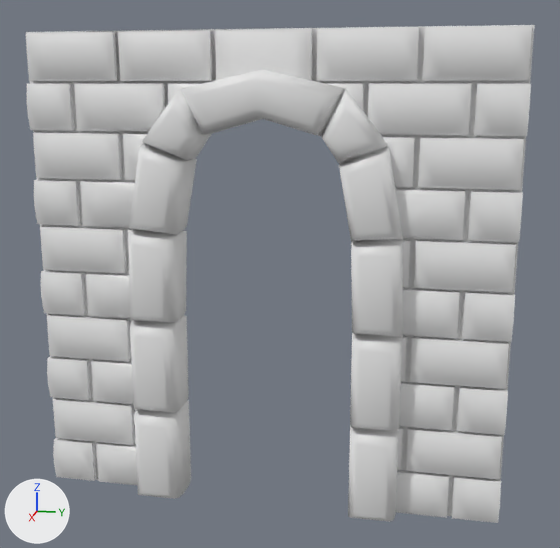
Renders of the FBX model wizcape/Assets/Models/dungeon pieces/door/mesh/door Frame New.fbx from each side of a commit.
The view is the same before and after, from a 50 mm camera at (3.06, 0.68, 1.8) aimed at (-0.02, 0.06, 1.02). Lighting does not change. The marker at lower left points along +X, +Y and +Z. Where no turn or scale is listed for an object, it has been applied to the vertices.

Before the edit, the objects in view are built like this:
```python
me_cube_035 = bpy.data.meshes.new('Cube.035')
me_cube_035.from_pydata(...)  # 368 vertices, 386 faces; spans x -0.13..0.13, y -0.57..0.57, z 0.0..1.85
me_cube_035.materials.append(mat_door)  # white #e7e7e7
me_cube_036 = bpy.data.meshes.new('Cube.036')
me_cube_036.from_pydata(...)  # 1568 vertices, 1808 faces; spans x -0.04..0.04, y -1.0..1.0, z 0.0..2.0
ob_door_wall_new = bpy.data.objects.new('Door Wall New', me_cube_036)
ob_door_wall_new.location = (0.0, 0.0, 0.0)
ob_doorframe_new = bpy.data.objects.new('doorFrame new', me_cube_035)
ob_doorframe_new.location = (0.0, 0.0, 0.0)
```
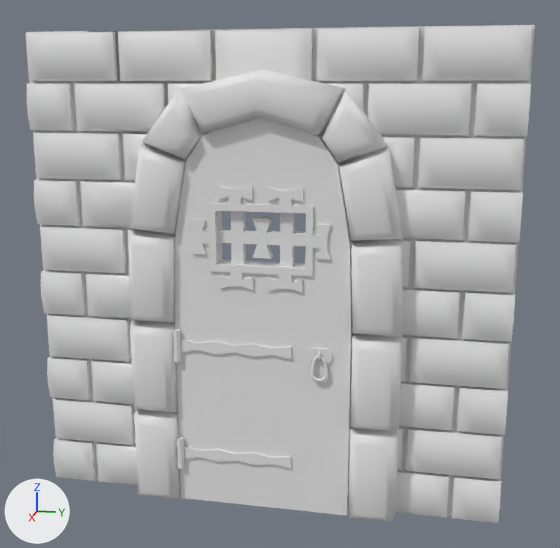
The newer file is also turned or shifted as a whole; pictures and numbers use the older file's frame.

Changed parts and their boxes (x1, y1, x2, y2) in the pictures (560 x 548 px):
'door', added
    after: (174, 118, 352, 516)

The change, as a diff of the scene's bpy script:
```diff
--- a/wizcape/Assets/Models/dungeon pieces/door/mesh/door Frame New.fbx.py
+++ b/wizcape/Assets/Models/dungeon pieces/door/mesh/door Frame New.fbx.py
@@ mat_door_2 @@
+mat_door_2 = principled_material('Door')
+mat_door_2.base_color = (0.8, 0.8, 0.8)  # white #e7e7e7
@@ me_cube_062 @@
+me_cube_062.from_pydata(...)  # 1028 vertices, 879 faces; spans x -0.12..0.02, y -0.01..0.73, z -0.72..0.95
+me_cube_062.materials.append(mat_door_2)  # white #e7e7e7
@@ ob_door @@
+ob_door = bpy.data.objects.new('door', me_cube_062)
+ob_door.location = (0.094, -0.361, 0.72)
```
